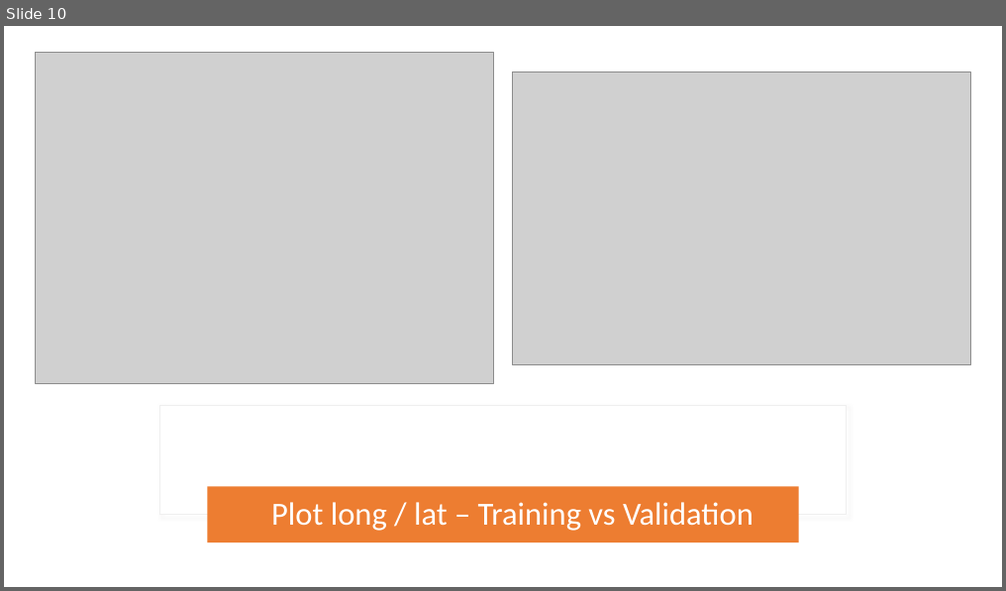
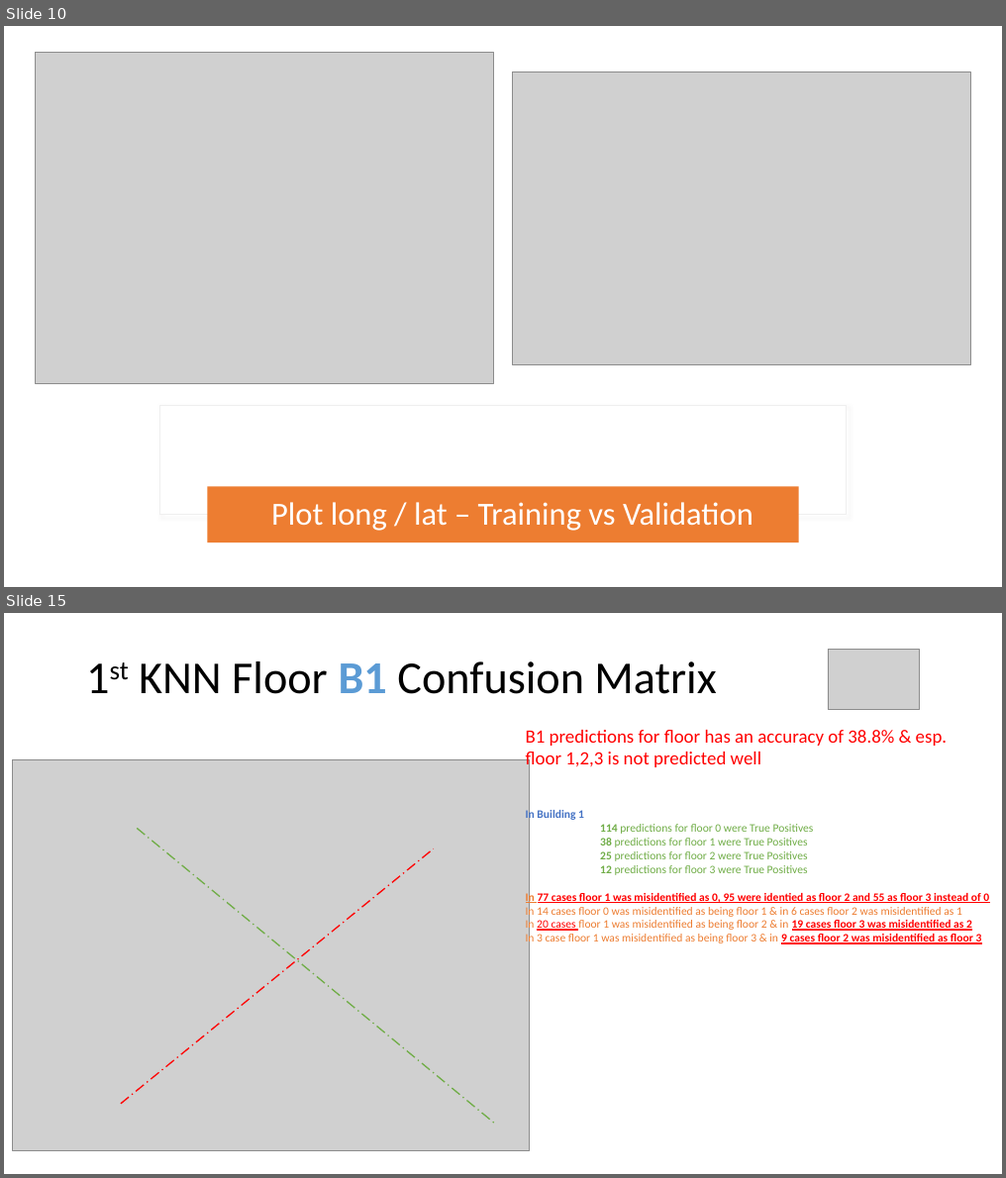
Before and after one commit to NatasjaFortuin/Wifi-locationing, a slide deck: Data etc/Log.pptx. Shown one above the other, each under a label of ours: slide 10 before the commit, slides 10 and 15 after it; the slides between them are not shown. The pictures are 1006x591 and 1006x1178 pixels, drawn with LibreOffice and Linux fonts; fonts in the diff are those of the drawing; grey boxes stand for pictures. Boxes give left, top, right and bottom in pixels: in the first picture for what was removed or moved away, otherwise in the second. Text is boxed around its words. In the diff, an @@ line names an element or a change of style, - is before the commit and + after.

```diff
--- a/Data etc/Log.pptx
+++ b/Data etc/Log.pptx
@@ slide 15 added at [4,613,1002,1174], background #FFFFFF @@
@@ title added at [139,662,716,694], 44 pt, text #000000 @@
+1st KNN Floor B1 Confusion Matrix
@@ picture added at [829,649,920,710] @@
@@ text added at [526,730,946,770], 18 pt, text #FF0000 @@
+B1 predictions for floor has an accuracy of 38.8% & esp. floor 1,2,3 is not predicted well
@@ picture added at [12,760,530,1152] @@
@@ text added at [526,809,989,946], 11 pt, text #ED7D31 @@
+In Building 1
+114 predictions for floor 0 were True Positives
+38 predictions for floor 1 were True Positives
+25 predictions for floor 2 were True Positives
+12 predictions for floor 3 were True Positives
+In 77 cases floor 1 was misidentified as 0, 95 were identied as floor 2 and 55 as floor 3 instead of 0
+In 14 cases floor 0 was misidentified as being floor 1 & in 6 cases floor 2 was misidentified as 1
+In 20 cases floor 1 was misidentified as being floor 2 & in 19 cases floor 3 was misidentified as 2
+In 3 case floor 1 was misidentified as being floor 3 & in 9 cases floor 2 was misidentified as floor 3
@@ line added from (121, 1104) to (434, 849), #FF0000 1.25 pt dashed @@
@@ line added from (138, 829) to (496, 1125), #70AD47 1.25 pt dashed @@
```
Also in this commit, not shown: 1 slide changed, 5 other slides added, 1 slide removed, 4 other files.
